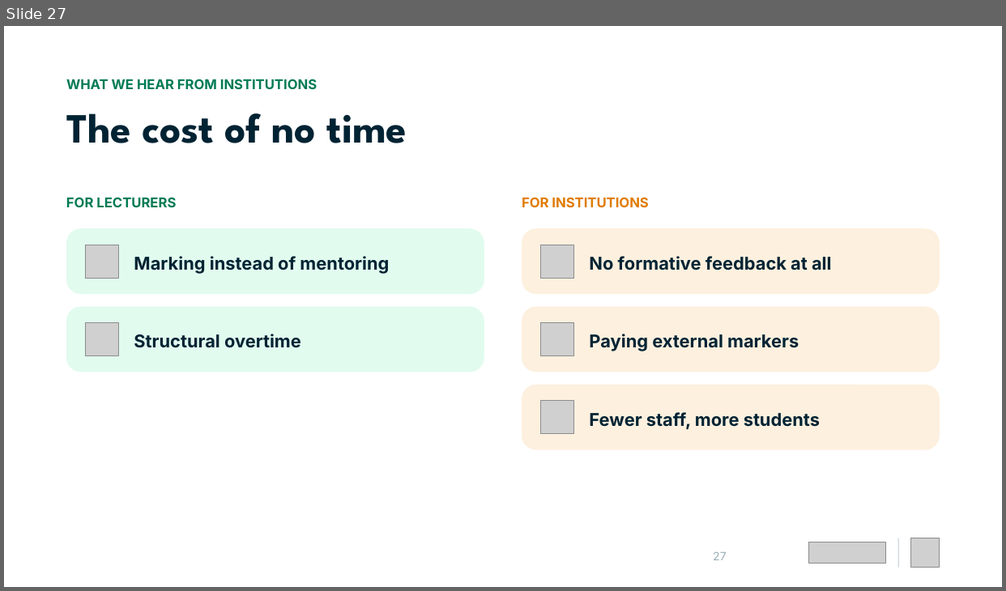
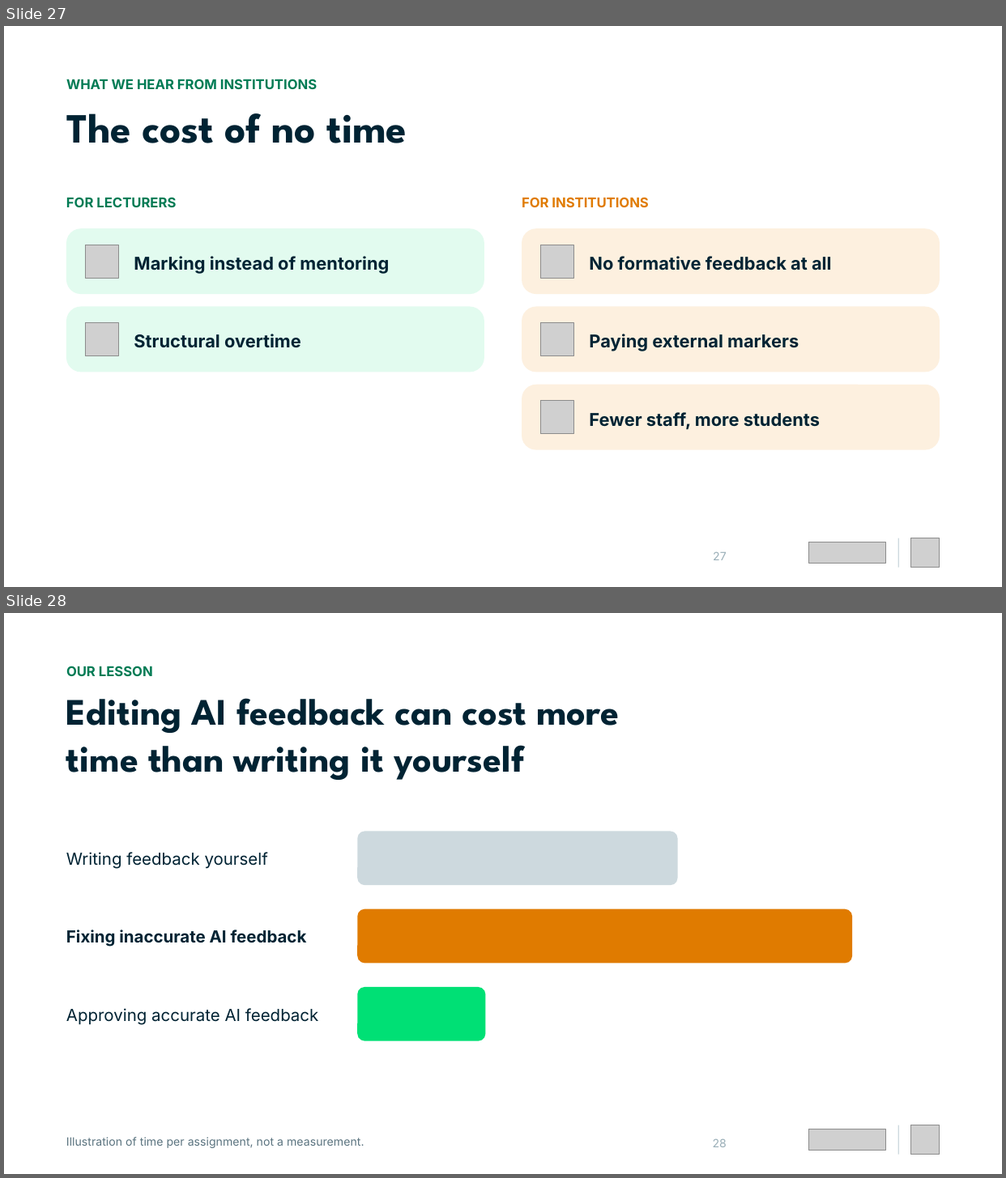
Before and after one commit to Dante-Eduface/Claude, a slide deck: GTM/Event manager/jisc-webinar/deck/jisc-webinar-bewerkbaar.pptx. Shown one above the other, each under a label of ours: slide 27 before the commit, slides 27 and 28 after it. The pictures are 1006x591 and 1006x1178 pixels, drawn with LibreOffice and Linux fonts; fonts in the diff are those of the drawing; grey boxes stand for pictures. Boxes give left, top, right and bottom in pixels: in the first picture for what was removed or moved away, otherwise in the second. Text is boxed around its words. In the diff, an @@ line names an element or a change of style, - is before the commit and + after.

```diff
--- a/GTM/Event manager/jisc-webinar/deck/jisc-webinar-bewerkbaar.pptx
+++ b/GTM/Event manager/jisc-webinar/deck/jisc-webinar-bewerkbaar.pptx
@@ slide 28 added at (x1=4, y1=613, x2=1002, y2=1174), background #FFFFFF @@
@@ text added at (x1=66, y1=666, x2=153, y2=676), 13 pt, text #007B54, bold @@
+OUR LESSON
@@ text added at (x1=66, y1=698, x2=619, y2=780), 36 pt, text #002333, bold @@
+Editing AI feedback can cost more
+time than writing it yourself
@@ text added at (x1=66, y1=852, x2=268, y2=869), 16 pt, text #002333 @@
+Writing feedback yourself
@@ rounded rectangle added at (x1=357, y1=832, x2=678, y2=885), fill #CDD9DE @@
@@ rounded rectangle added at (x1=357, y1=909, x2=852, y2=964), fill #E07B00 @@
@@ text added at (x1=66, y1=930, x2=307, y2=947), 16 pt, text #002333, bold @@
+Fixing inaccurate AI feedback
@@ rounded rectangle added at (x1=357, y1=987, x2=485, y2=1041), fill #00E075 @@
@@ text added at (x1=66, y1=1008, x2=318, y2=1025), 16 pt, text #002333 @@
+Approving accurate AI feedback
@@ text added at (x1=66, y1=1137, x2=364, y2=1148), 11 pt, text #5B7480 @@
+Illustration of time per assignment, not a measurement.
@@ text added at (x1=713, y1=1139, x2=727, y2=1148), 11 pt, text #9AAFB8 @@
+28
@@ picture added at (x1=809, y1=1130, x2=886, y2=1151) @@
@@ rectangle added at (x1=898, y1=1126, x2=899, y2=1155), fill #CDD9DE @@
@@ picture added at (x1=910, y1=1126, x2=940, y2=1155) @@
```
Also in this commit, not shown: 14 slides changed, 3 other slides added, 5 slides removed, 32 other files.
